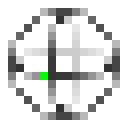
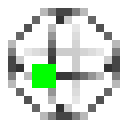
Comparing the layer stacks of the two (128, 128) images. Changes:
painted on "circuit_blocks_qubit_bloch_blank.png" over [32, 64, 56, 88]
